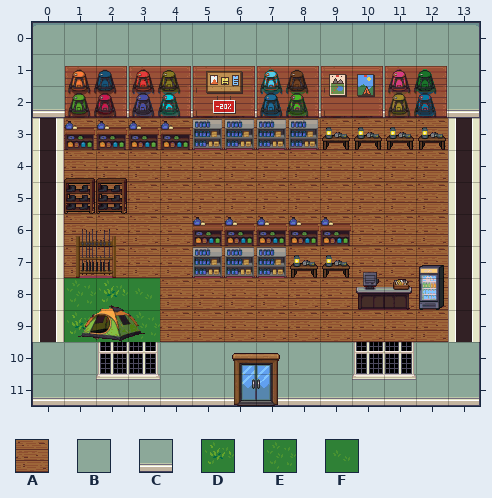
Tiled map (JSON) -- public/maps/shop.tmj. Above, as it was before the edit.
Cells are 32x32 px. Shown: x 0..13, y 0..11.
Key: from "home-floor": A 0; from "home-walls": B 5, C 9; from "lpc-terrain": D 181, E 182, F 183.
_ is an empty cell.
Layers that did not change in this view are not listed.
Layer "ground" before, first column x 0:
 0 ______________
 1 ______________
 2 ______________
 3 _AAAAAAAAAAAA_
 4 _AAAAAAAAAAAA_
 5 _AAAAAAAAAAAA_
 6 _AAAAAAAAAAAA_
 7 _AAAAAAAAAAAA_
 8 _EDFAAAAAAAAA_
 9 _DDEAAAAAAAAA_
10 ______BB______
11 ______CC______
Once edited:
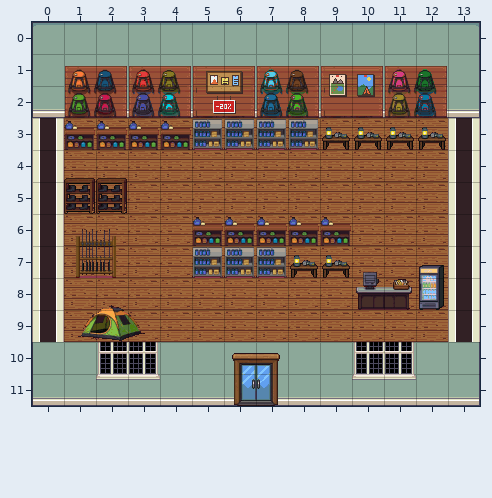
The exact change:
Changed rows in their new state; . is an unchanged cell.
Layer "ground":
first column x 1:
 8 AAA
 9 AAA
Pixel boxes of the changes (left, top, right, bottom) in both pictures:
changed: (64, 278, 160, 342)
